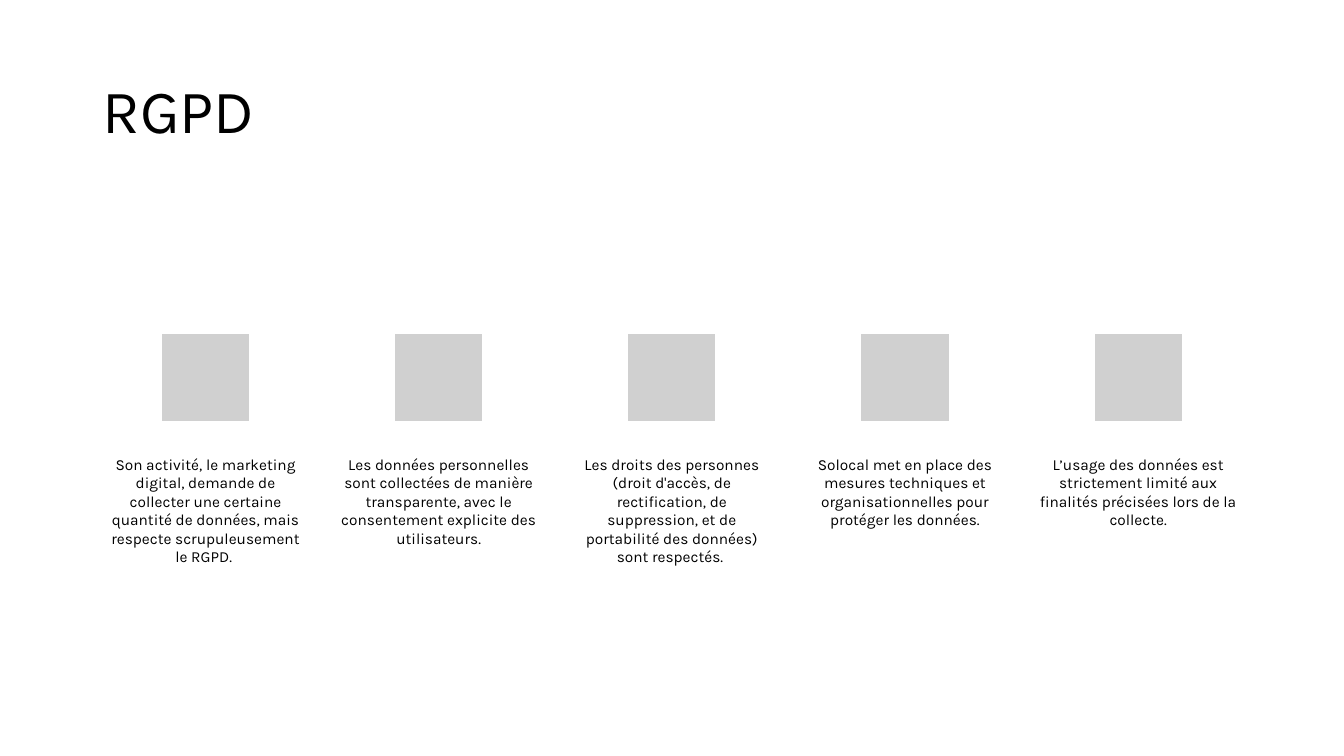
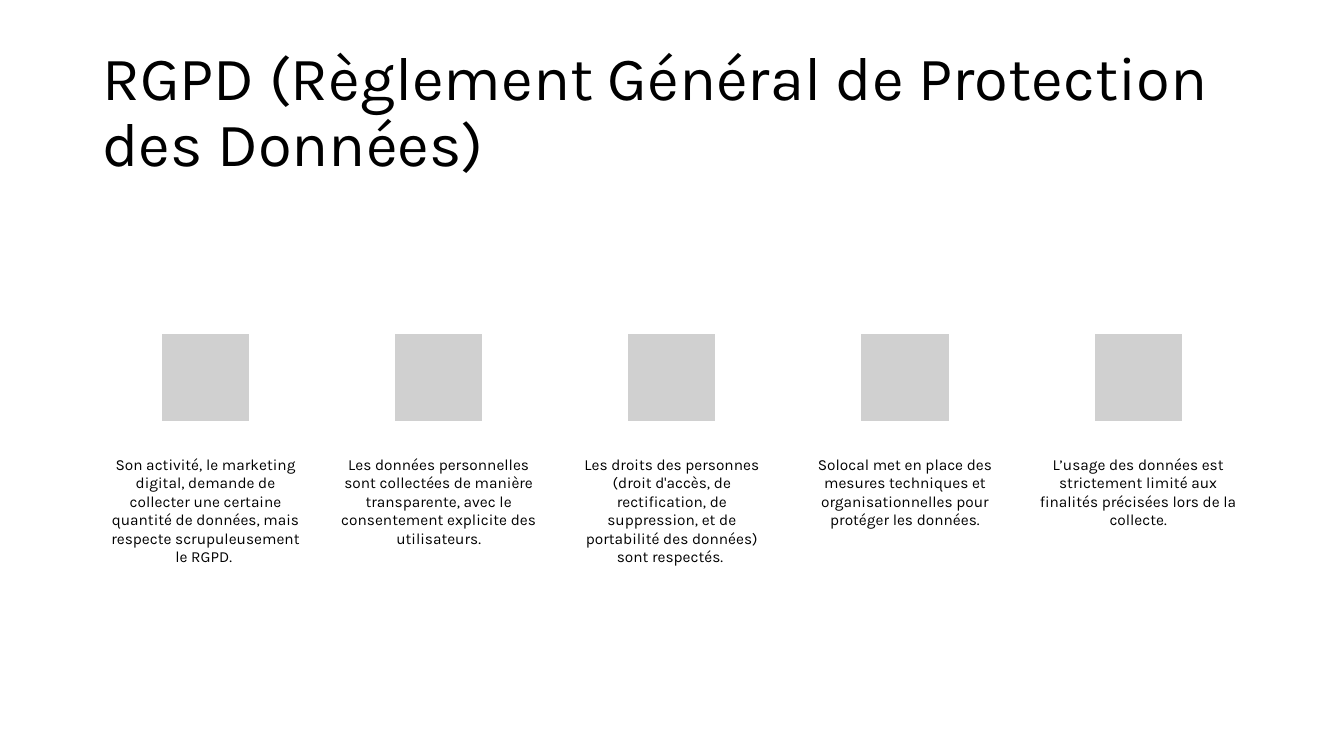
Before and after one commit to Aedery16-11/edery.github.io, a slide deck: slide 9 of cv tableau_synthese pp/Entreprise-Solocal.pptx. Drawn at 1344x756 pixels with LibreOffice and Linux fonts; fonts in the diff are those of the drawing; grey boxes stand for pictures. Boxes give left, top, right and bottom in pixels: in the first picture for what was removed or moved away, otherwise in the second. Text is boxed around its words. In the diff, an @@ line names an element or a change of style, - is before the commit and + after.

```diff
--- a/cv tableau_synthese pp/Entreprise-Solocal.pptx
+++ b/cv tableau_synthese pp/Entreprise-Solocal.pptx
@@ title at (102, 52, 1208, 173): text changed @@
-RGPD
+RGPD (Règlement Général de Protection des Données)
```
Also in this commit, not shown: 1 other slide changed, 2 other files.
